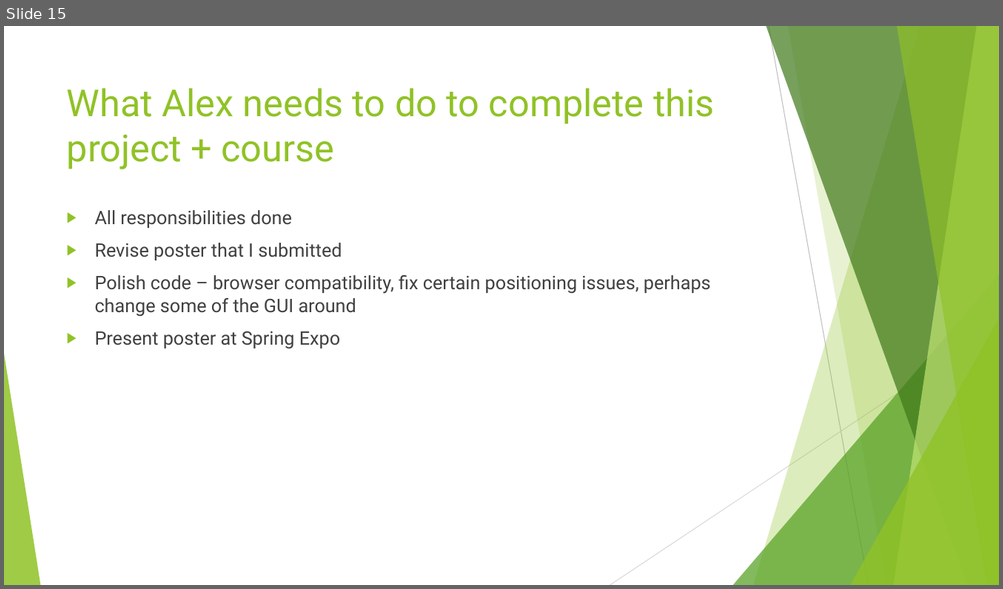
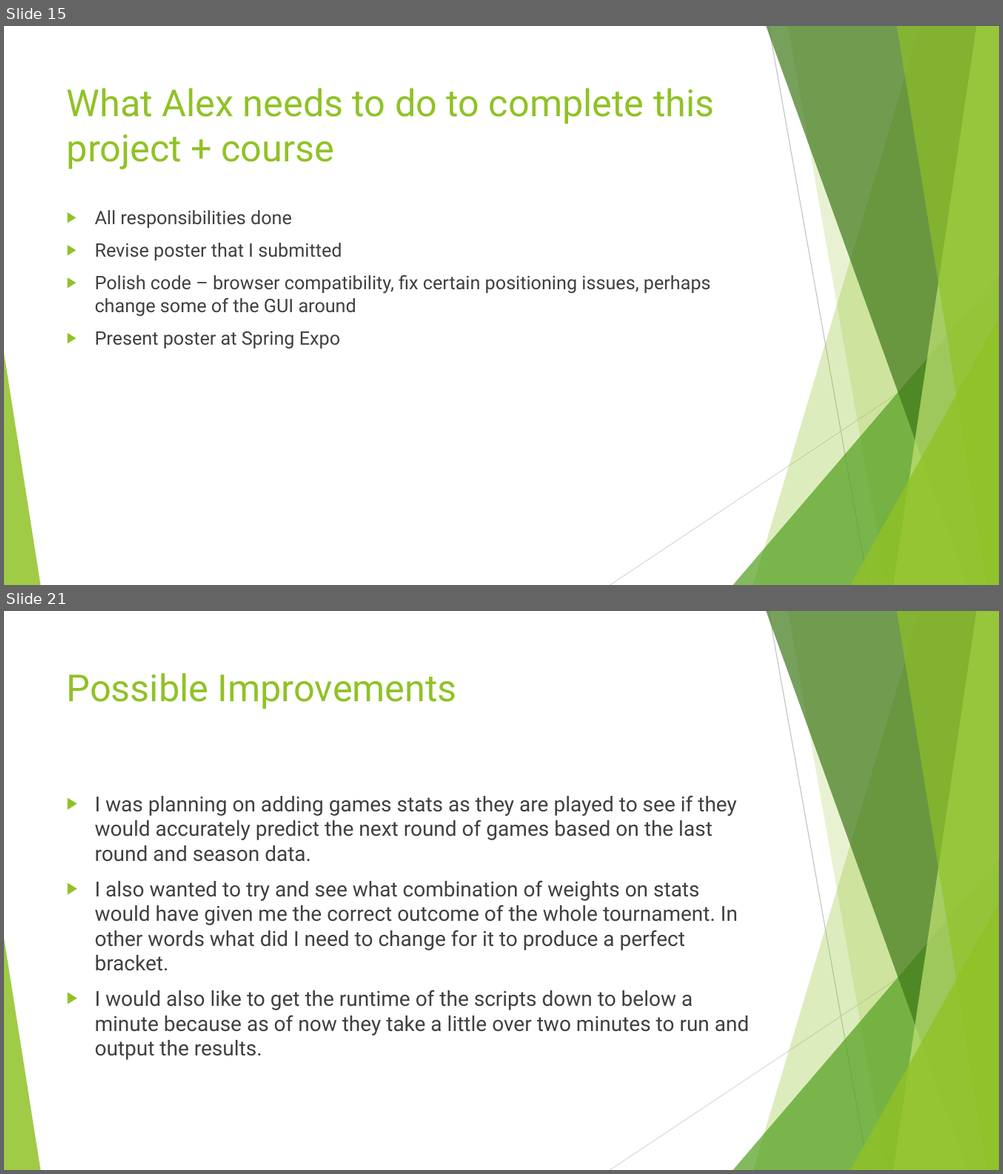
Before and after one commit to AlexDCraig/senior-capstone-project, a slide deck: FinalWinterTermProgressReport/FinalWinterTermDemo.pptx. Shown one above the other, each under a label of ours: slide 15 before the commit, slides 15 and 21 after it; the slides between them are not shown. The pictures are 1003x589 and 1003x1174 pixels, drawn with LibreOffice and Linux fonts; fonts in the diff are those of the drawing. Boxes give left, top, right and bottom in pixels: in the first picture for what was removed or moved away, otherwise in the second. Text is boxed around its words. In the diff, an @@ line names an element or a change of style, - is before the commit and + after.

```diff
--- a/FinalWinterTermProgressReport/FinalWinterTermDemo.pptx
+++ b/FinalWinterTermProgressReport/FinalWinterTermDemo.pptx
@@ slide 21 added at box(4, 611, 999, 1170), background #FFFFFF; not listed: 10 template elements that a slide beside it also shows @@
@@ title added at box(67, 673, 457, 709), 36 pt, text #90C226 @@
+Possible Improvements
@@ text added at box(95, 795, 748, 1060), 20 pt, text #404040 @@
+▶ I was planning on adding games stats as they are played to see if they would accurately predict the next round of games based on the last round and season data.
+▶ I also wanted to try and see what combination of weights on stats would have given me the correct outcome of the whole tournament. In other words what did I need to change for it to produce a perfect bracket.
+▶ I would also like to get the runtime of the scripts down to below a minute because as of now they take a little over two minutes to run and output the results.
```
Also in this commit, not shown: 3 slides changed, 3 other slides added.
